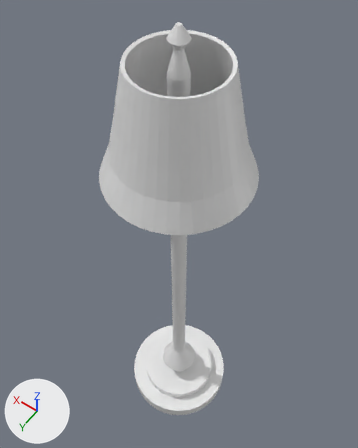
Renders of the FBX model Assets/Models/HG_Models/HG_model_newLamp.fbx from each side of a commit.
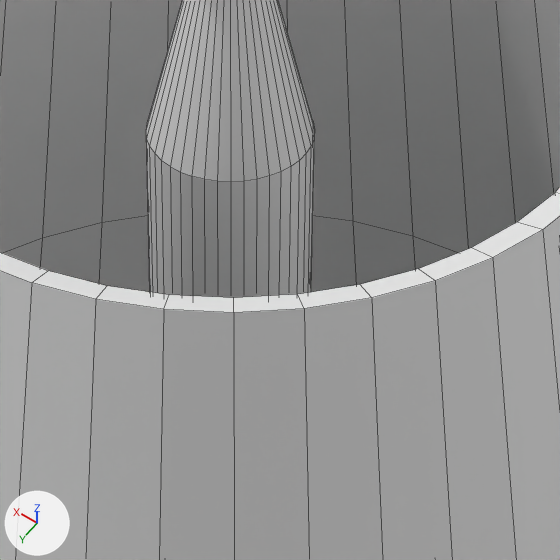
Each version appears first whole from a camera (50 mm lens) standing at (-0.812, 1.137, 3.223) and looking at (0.107, -0.15, 1.201), and next in a close-up on the part from 41% to 63% of the width and 12% to 30% of the height. The lights are fixed; the arrows at lower left show +X, +Y and +Z. The close-ups show mesh edges as thin lines. Where no turn or scale is listed for an object, it has been applied to the vertices. Vertices at the same position are counted once.

Script lines for the objects in view, before the commit:
```python
me_cylinder = bpy.data.meshes.new('Cylinder')
me_cylinder.from_pydata(...)  # 600 vertices, 524 faces; spans x -0.32..0.32, y -0.32..0.32, z -0.05..2.67
me_cylinder_001 = bpy.data.meshes.new('Cylinder.001')
me_cylinder_001.from_pydata(...)  # 320 vertices, 320 faces; spans x -0.32..0.32, y -0.32..0.32, z 1.78..2.284
ob_lampbody = bpy.data.objects.new('LampBody', me_cylinder)
ob_lampbody.location = (0.0, 0.0, -0.2552)
ob_lamphead = bpy.data.objects.new('lampHead', me_cylinder_001)
ob_lamphead.location = (0.0, 0.0, 0.0)
```
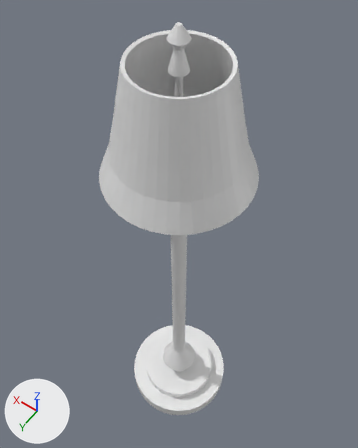
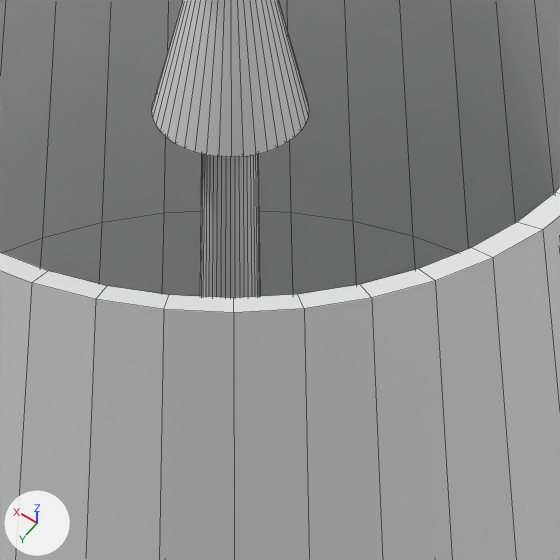
Pixel boxes [x1, y1, x2, y2] of what changed, in the close-ups (560 x 560 px):
'LampBody', reshaped
    before: [146, 0, 315, 298]
    after: [152, 0, 309, 298]

Patch to the scene script:
```diff
--- a/Assets/Models/HG_Models/HG_model_newLamp.fbx.py
+++ b/Assets/Models/HG_Models/HG_model_newLamp.fbx.py
@@ me_cylinder @@
 # used by ob_lampbody; location = (0.0, 0.0, -0.2552)
-me_cylinder.from_pydata(...)  # 600 vertices, 524 faces; spans x -0.32..0.32, y -0.32..0.32, z -0.05..2.67
+me_cylinder.from_pydata(...)  # 720 vertices, 644 faces; spans x -0.32..0.32, y -0.32..0.32, z -0.05..2.67
+# me_cylinder part 1
+# 40 faces are deleted
+# 40 vertices in x -0.04..0.04, y -0.04..0.04, z 2.5 move by (0.0, 0.0, -0.17)
+# 105 vertices are added at x -0.04..0.04, y -0.04..0.04, z 2.33..2.51
+# 5 new vertices lie (0.0, 0.0, 0.18) away from vertices in x -0.01, y -0.01, z 2.33
+# 5 new vertices lie (0.0, 0.01, 0.18) away from vertices in x 0.0, y -0.02, z 2.33
+# 5 new vertices lie (-0.01, 0.0, -0.18) away from vertices in x -0.01, y 0.0, z 2.51
+# 160 new faces join them
```
